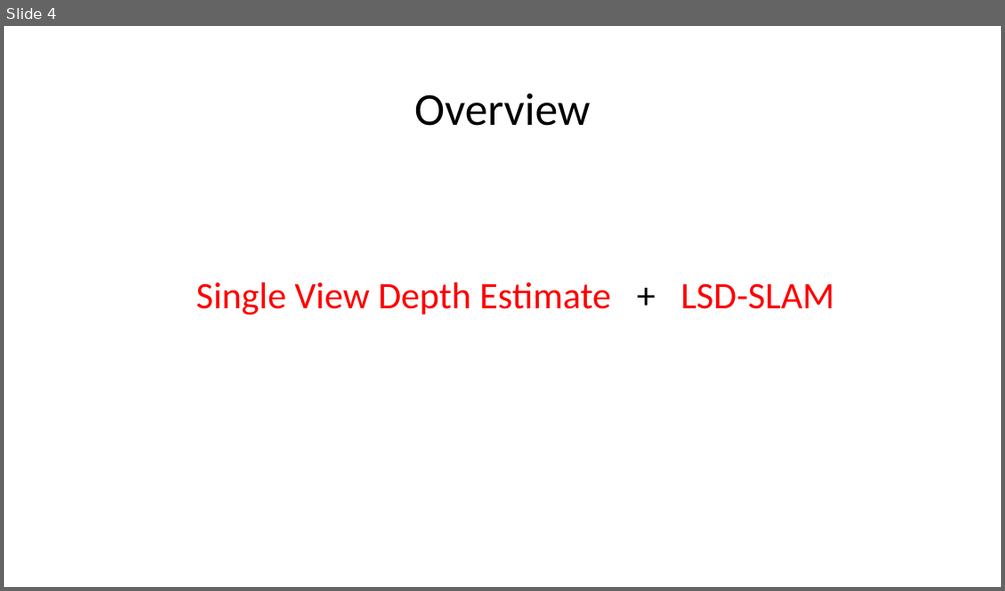
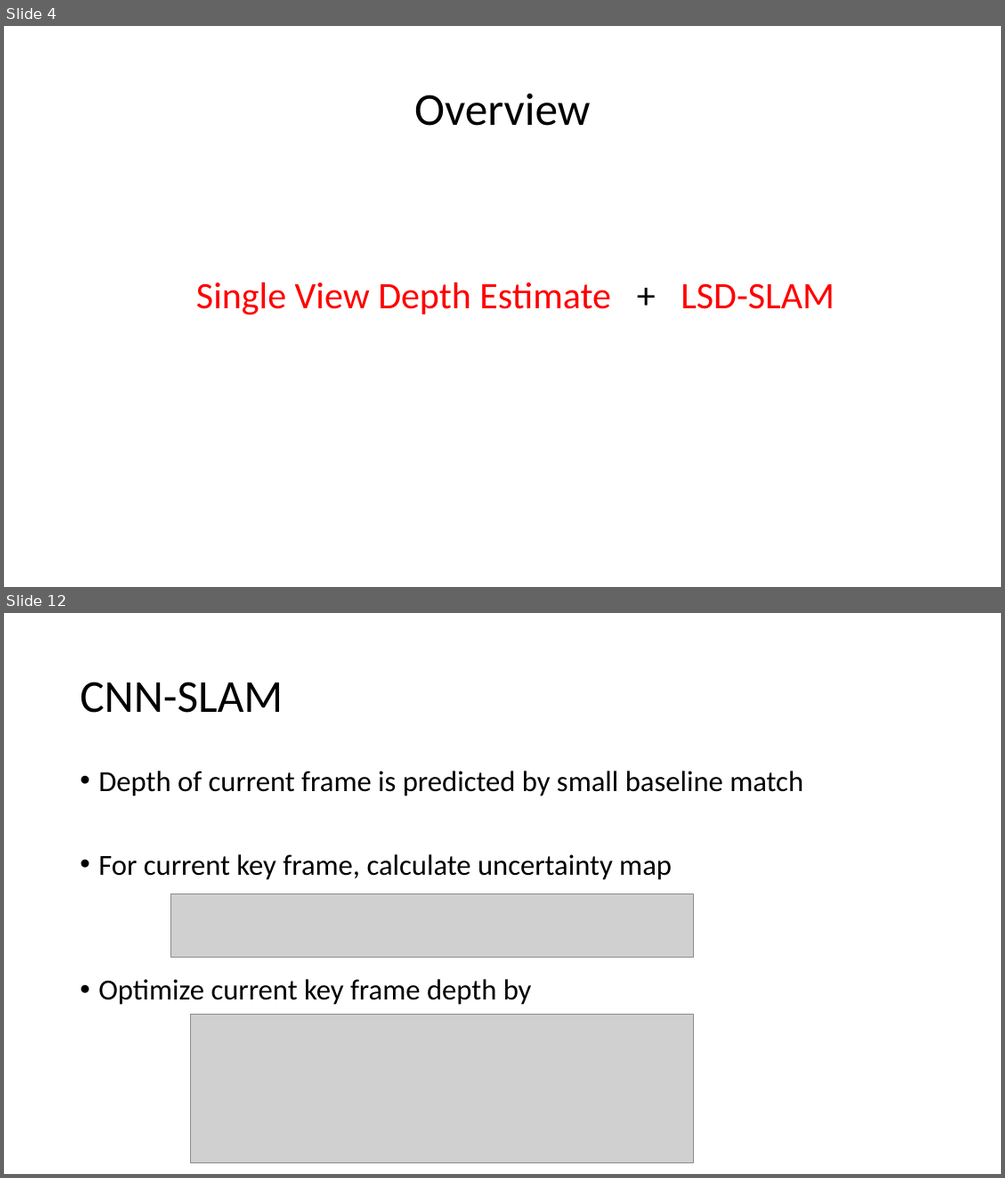
Before and after one commit to fuenwang/Meeting, a slide deck: 3D Driving Car/meet_1016.pptx. Shown one above the other, each under a label of ours: slide 4 before the commit, slides 4 and 12 after it; the slides between them are not shown. The pictures are 1005x591 and 1005x1178 pixels, drawn with LibreOffice and Linux fonts; fonts in the diff are those of the drawing; grey boxes stand for pictures. Boxes give left, top, right and bottom in pixels: in the first picture for what was removed or moved away, otherwise in the second. Text is boxed around its words. In the diff, an @@ line names an element or a change of style, - is before the commit and + after.

```diff
--- a/3D Driving Car/meet_1016.pptx
+++ b/3D Driving Car/meet_1016.pptx
@@ slide 12 added at [4, 613, 1001, 1174], background #FFFFFF @@
@@ title added at [80, 682, 283, 713], 44 pt, text #000000 @@
+CNN-SLAM
@@ text added at [98, 771, 803, 1005], 28 pt, text #000000 @@
+• Depth of current frame is predicted by small baseline match
+• For current key frame, calculate uncertainty map
+• Optimize current key frame depth by
@@ picture added at [170, 894, 694, 957] @@
@@ picture added at [190, 1013, 693, 1163] @@
```
Also in this commit, not shown: 1 slide changed, 8 other slides added.
